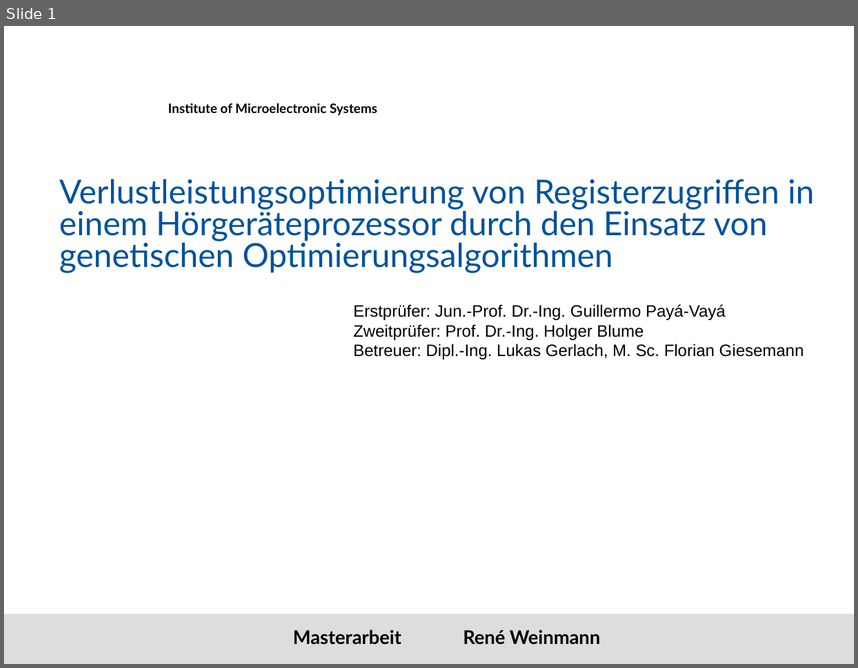
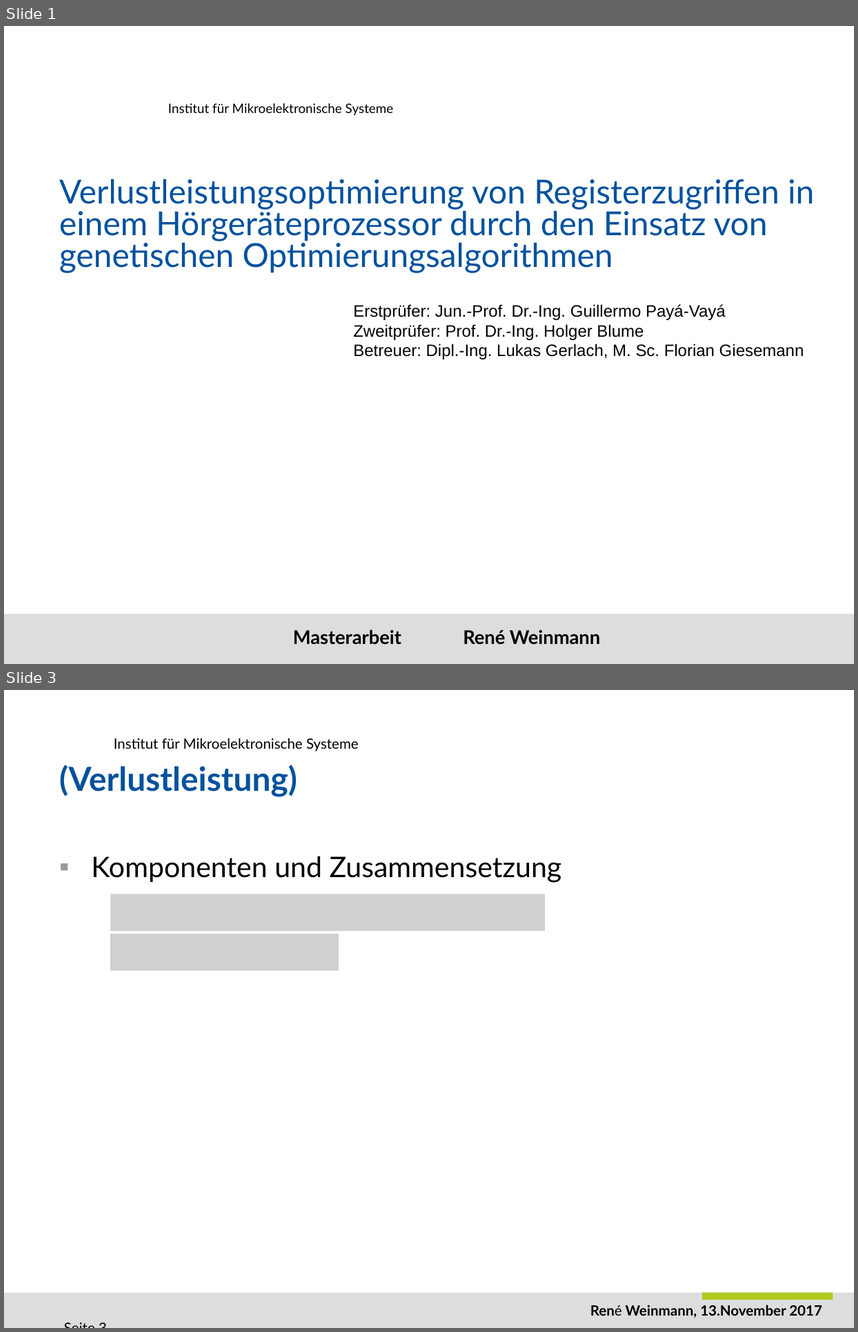
Before and after one commit to ReneWeinmann/Masterarbeit, a slide deck: Presentation_Rene_Weinmann.pptx. Shown one above the other, each under a label of ours: slide 1 before the commit, slides 1 and 3 after it; the slides between them are not shown. The pictures are 858x668 and 858x1332 pixels, drawn with LibreOffice and Linux fonts; fonts in the diff are those of the drawing; grey boxes stand for pictures; background and template pictures are left out. Boxes give left, top, right and bottom in pixels: in the first picture for what was removed or moved away, otherwise in the second. Text is boxed around its words. In the diff, an @@ line names an element or a change of style, - is before the commit and + after.

```diff
--- a/Presentation_Rene_Weinmann.pptx
+++ b/Presentation_Rene_Weinmann.pptx
@@ slide 3 added at [4,690,854,1328], background #FFFFFF @@
@@ text added at [114,738,359,751], 12 pt, text #000000 @@
+Institut für Mikroelektronische Systeme
@@ title added at [59,765,297,797], 28 pt, text #00519E, bold @@
+(Verlustleistung)
@@ text added at [91,856,562,883], 24 pt, text #000000 @@
+▪ Komponenten und Zusammensetzung
@@ picture added at [110,894,545,931] @@
@@ picture added at [110,933,338,971] @@
@@ rectangle added at [4,1292,854,1328], fill #DCDEDE @@
@@ text added at [590,1304,822,1317], 12 pt, text #000000, bold @@
+René Weinmann, 13.November 2017 Seite 3
@@ rectangle added at [703,1292,833,1299], fill #B1C91F @@
@@ slide 1 changed as well @@
@@ text at [168,103,394,116]: text changed; bold off @@
-Institute of Microelectronic Systems
+Institut für Mikroelektronische Systeme
```
Also in this commit, not shown: 5 other slides changed, 13 other slides added, 12 slides removed, 11 other files.
